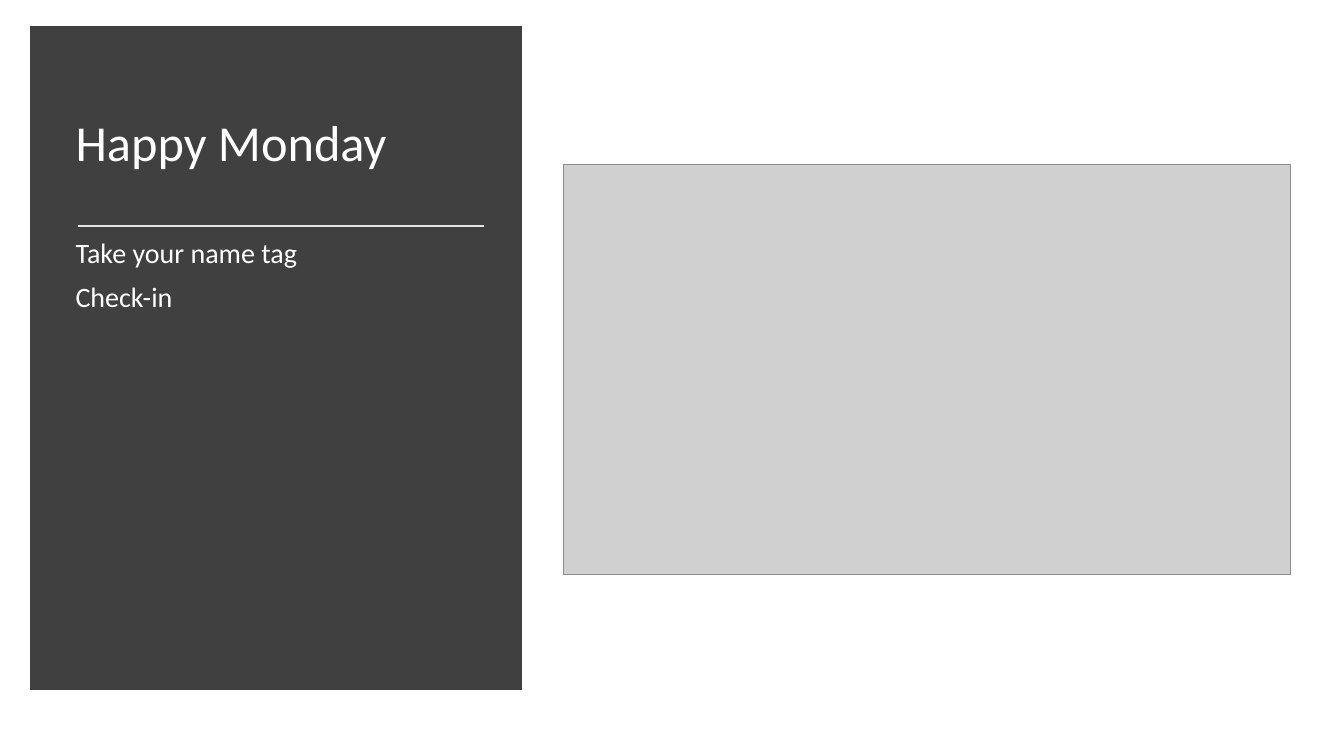
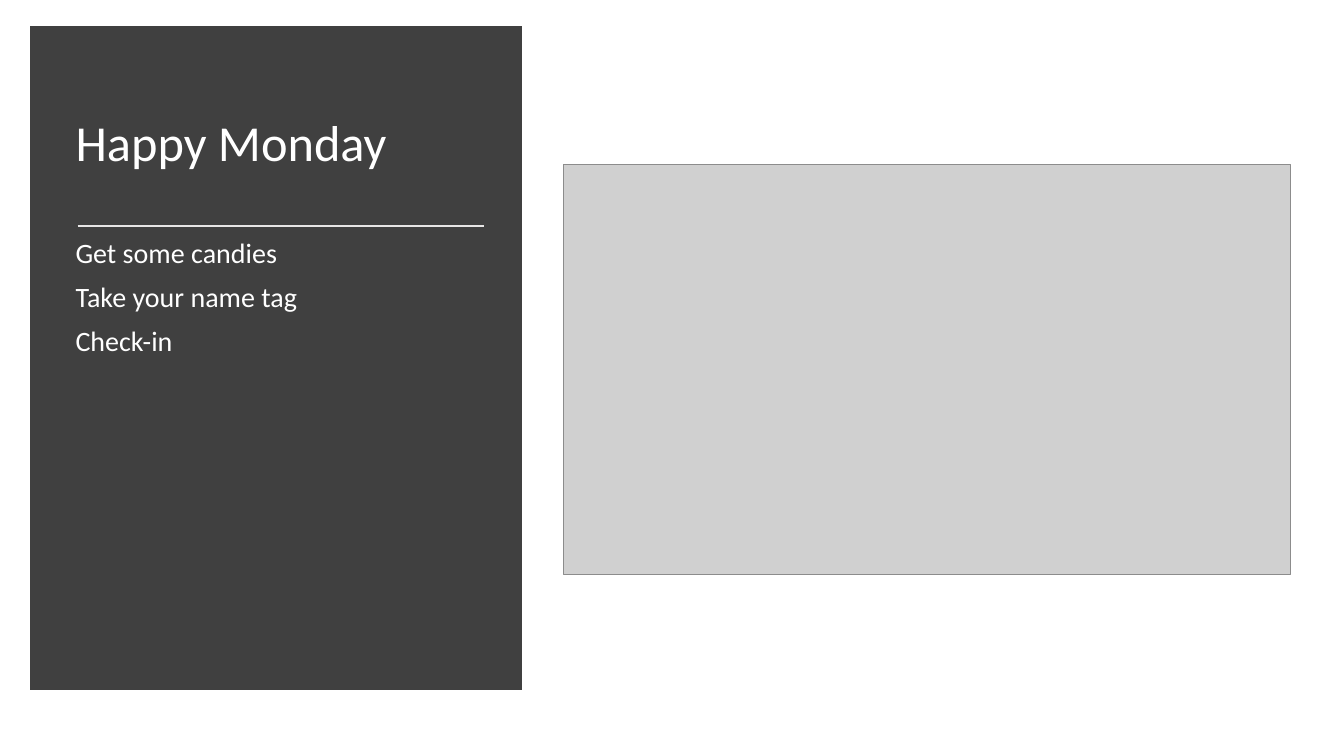
Before and after one commit to mikenguyen13/mar4050, a slide deck: slide 1 of lectures/11/1_Correlation.pptx. Drawn at 1344x756 pixels with LibreOffice and Linux fonts; fonts in the diff are those of the drawing; grey boxes stand for pictures. Boxes give left, top, right and bottom in pixels: in the first picture for what was removed or moved away, otherwise in the second. Text is boxed around its words. In the diff, an @@ line names an element or a change of style, - is before the commit and + after.

```diff
--- a/lectures/11/1_Correlation.pptx
+++ b/lectures/11/1_Correlation.pptx
@@ text at (76, 243, 277, 263): paragraph added @@
+Get some candies
```
Also in this commit, not shown: 9 other slides changed, 10 slides added, 1 slide removed, 7 other files.
